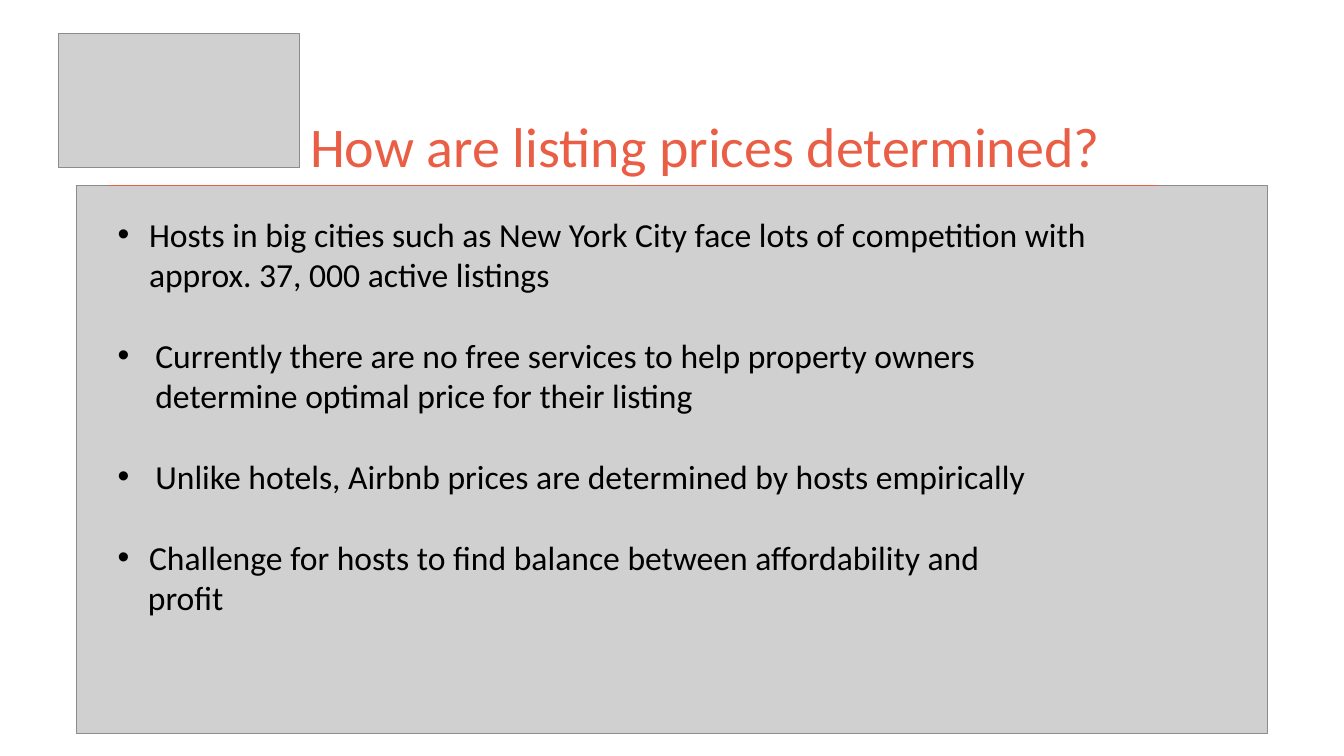
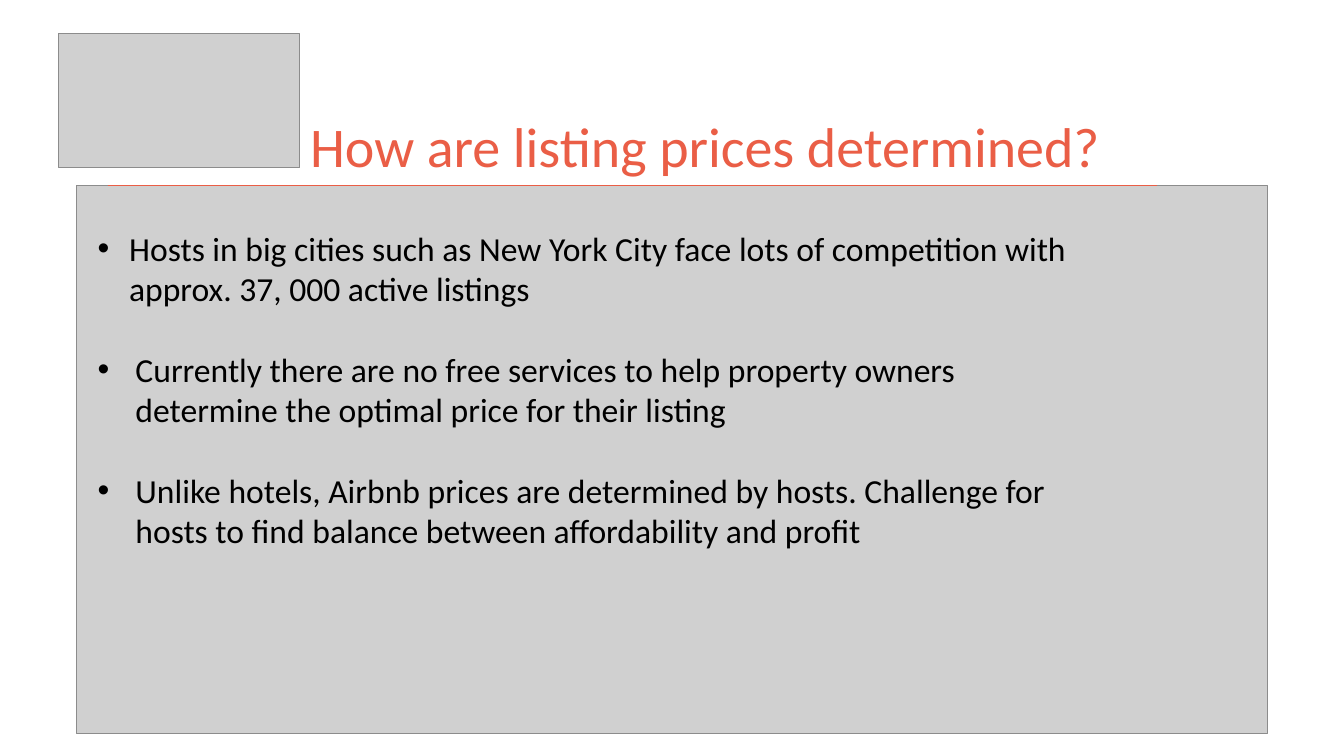
Before and after one commit to kman4/AirbnbPredictions, a slide deck: slide 2 of Airbnb Price Predictions (Model).pptx. Drawn at 1344x756 pixels with LibreOffice and Linux fonts; fonts in the diff are those of the drawing; grey boxes stand for pictures. Boxes give left, top, right and bottom in pixels: in the first picture for what was removed or moved away, otherwise in the second. Text is boxed around its words. In the diff, an @@ line names an element or a change of style, - is before the commit and + after.

```diff
--- a/Airbnb Price Predictions (Model).pptx
+++ b/Airbnb Price Predictions (Model).pptx
@@ text "Hosts in big cities such ...": place and size @@
-text "Hosts in big cities such ..." at <box>148,223,1086,616</box>
+text "Hosts in big cities such ..." at <box>129,237,1066,549</box>
@@ text at <box>135,358,1045,549</box>: text changed @@
-• Currently there are no free services to help property owners determine optimal price for their listing
-• Unlike hotels, Airbnb prices are determined by hosts empirically
-• Challenge for hosts to find balance between affordability and
-profit
+• Currently there are no free services to help property owners determine the optimal price for their listing
+• Unlike hotels, Airbnb prices are determined by hosts. Challenge for hosts to find balance between affordability and profit
```
Also in this commit, not shown: 2 slides removed.
